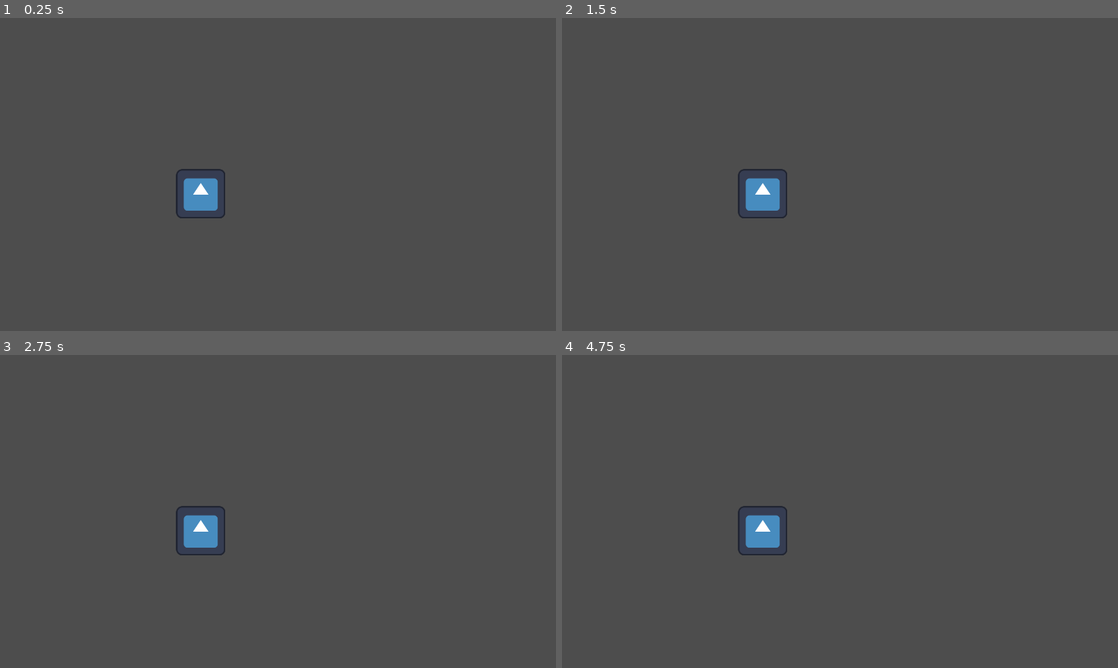
Above: before the commit, frames 1-4 (two rows, left to right).
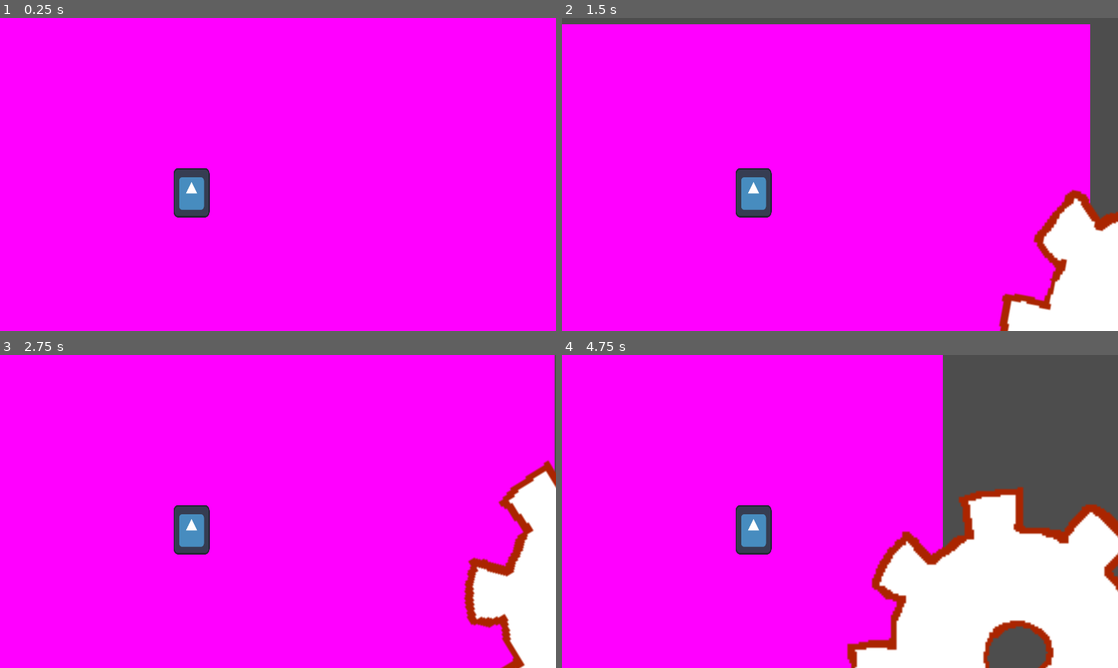
Above: after the commit, the same moments.

Repository: iarivera/HackNJIT-2024-Project
Game: Godot game, scene res://game.tscn
Same seed, same stepped clock (60 frames per second), same inputs: the game is played once before the commit and once after it. The engine's default icon, where the game draws it, is replaced by a stand-in: a white triangle on a blue panel in a dark square.
Inputs:
- Up to frame 1 (0.25 s): no input
- Up to frame 2 (1.5 s): tap Enter at 0.5 s; hold D (move_right) from 0.53 s (still down); tap S (fast_fall, bound only after the commit) at 0.6, 1.35 s; tap J (jump) at 0.77 s
- Up to frame 3 (2.75 s): tap J (jump) at 1.52 s; release D (move_right) at 2.03 s; hold A (move_left) from 2.03 s (still down); tap S (fast_fall, bound only after the commit) at 2.1 s
- Up to frame 4 (4.75 s): release A (move_left) at 2.78 s; hold D (move_right) 2.78-4.28 s; tap S (fast_fall, bound only after the commit) at 2.85, 3.6, 4.35 s; tap J (jump) at 3.02, 3.77, 4.52 s; hold A (move_left) from 4.28 s (still down)

The runs differ from the first frame. In frame 1, 99% of the frame differs, in the area x 0-100%, y 0-100%; in frame 2, 94%; in frame 3, 99%; in frame 4, 83%.

Commit message:
made gear, and rotation, ability to fast fall

Diff:
--- /dev/null
+++ b/untitled-steampunk-game/back_and_forth_gear.tscn
@@ -0,0 +1,106 @@
+[gd_scene load_steps=7 format=3 uid="uid://b3u8l5nnkqx70"]
+
+[ext_resource type="Texture2D" uid="uid://dtdb08tgl2am7" path="res://art/gearplatform.png" id="1_icmb2"]
+
+[sub_resource type="CircleShape2D" id="CircleShape2D_siivw"]
+radius = 2738.02
+
+[sub_resource type="RectangleShape2D" id="RectangleShape2D_oal51"]
+size = Vector2(3023.14, 1486.61)
+
+[sub_resource type="Animation" id="Animation_m1y8r"]
+length = 0.001
+tracks/0/type = "value"
+tracks/0/imported = false
+tracks/0/enabled = true
+tracks/0/path = NodePath("GearAnim:rotation")
+tracks/0/interp = 1
+tracks/0/loop_wrap = true
+tracks/0/keys = {
+"times": PackedFloat32Array(0),
+"transitions": PackedFloat32Array(1),
+"update": 0,
+"values": [0.0]
+}
+
+[sub_resource type="Animation" id="Animation_ieso1"]
+resource_name = "Rotation"
+length = 5.0
+loop_mode = 2
+tracks/0/type = "value"
+tracks/0/imported = false
+tracks/0/enabled = true
+tracks/0/path = NodePath("GearAnim:rotation")
+tracks/0/interp = 1
+tracks/0/loop_wrap = true
+tracks/0/keys = {
+"times": PackedFloat32Array(0.966667, 3, 4.93333),
+"transitions": PackedFloat32Array(1, 1, 1),
+"update": 0,
+"values": [2.35619, 6.28319, 6.28319]
+}
+
+[sub_resource type="AnimationLibrary" id="AnimationLibrary_1gheo"]
+_data = {
+"RESET": SubResource("Animation_m1y8r"),
+"Rotation": SubResource("Animation_ieso1")
+}
+
+[node name="back_and_forth_gear" type="Node2D"]
+
+[node name="GearAnim" type="AnimatableBody2D" parent="."]
+
+[node name="Sprite2D" type="Sprite2D" parent="GearAnim"]
+position = Vector2(13251, 9741)
+scale = Vector2(43.5, 44.5)
+texture = ExtResource("1_icmb2")
+
+[node name="CollisionShape2D" type="CollisionShape2D" parent="GearAnim"]
+position = Vector2(23, 22)
+shape = SubResource("CircleShape2D_siivw")
+debug_color = Color(0.654412, 0.435706, 0.732902, 0.42)
+
+[node name="CollisionShape2D2" type="CollisionShape2D" parent="GearAnim"]
+position = Vector2(2326.26, -451.75)
+shape = SubResource("RectangleShape2D_oal51")
+
+[node name="CollisionShape2D3" type="CollisionShape2D" parent="GearAnim"]
+position = Vector2(-1838.58, -1305.16)
+rotation = 0.663225
+shape = SubResource("RectangleShape2D_oal51")
+
+[node name="CollisionShape2D4" type="CollisionShape2D" parent="GearAnim"]
+position = Vector2(-428.37, -2224.53)
+rotation = 1.44862
+shape = SubResource("RectangleShape2D_oal51")
+
+[node name="CollisionShape2D5" type="CollisionShape2D" parent="GearAnim"]
+position = Vector2(1401, -2010)
+rotation = 2.26893
+shape = SubResource("RectangleShape2D_oal51")
+
+[node name="CollisionShape2D6" type="CollisionShape2D" parent="GearAnim"]
+position = Vector2(-2307.17, 401.361)
+rotation = -0.174533
+shape = SubResource("RectangleShape2D_oal51")
+
+[node name="CollisionShape2D7" type="CollisionShape2D" parent="GearAnim"]
+position = Vector2(-1401, 2075)
+rotation = -0.959931
+shape = SubResource("RectangleShape2D_oal51")
+
+[node name="CollisionShape2D8" type="CollisionShape2D" parent="GearAnim"]
+position = Vector2(388, 2431)
+rotation = 1.39626
+shape = SubResource("RectangleShape2D_oal51")
+
+[node name="CollisionShape2D9" type="CollisionShape2D" parent="GearAnim"]
+position = Vector2(1871.47, 1441.19)
+rotation = 0.645772
+shape = SubResource("RectangleShape2D_oal51")
+
+[node name="Rotation" type="AnimationPlayer" parent="."]
+libraries = {
+"": SubResource("AnimationLibrary_1gheo")
+}
+autoplay = "Rotation"
--- a/untitled-steampunk-game/game.gd
+++ b/untitled-steampunk-game/game.gd
@@ -1,9 +1,9 @@
 extends Node2D
 
-
+var gear1
 # Called when the node enters the scene tree for the first time.
 func _ready() -> void:
-	pass # Replace with function body.
+	gear1 = get_tree().current_scene.get_node("back_and_forth_gear")
 
 
 # Called every frame. 'delta' is the elapsed time since the previous frame.
--- a/untitled-steampunk-game/game.tscn
+++ b/untitled-steampunk-game/game.tscn
@@ -1,11 +1,14 @@
-[gd_scene load_steps=5 format=3 uid="uid://jovaxxxf25v1"]
+[gd_scene load_steps=7 format=3 uid="uid://jovaxxxf25v1"]
 
 [ext_resource type="PackedScene" uid="uid://ctvidwgdybrfj" path="res://player.tscn" id="1_7odis"]
 [ext_resource type="Script" path="res://game.gd" id="1_ukjgc"]
+[ext_resource type="PackedScene" uid="uid://b3u8l5nnkqx70" path="res://back_and_forth_gear.tscn" id="3_t4arx"]
 
 [sub_resource type="PhysicsMaterial" id="PhysicsMaterial_x6bts"]
 
 [sub_resource type="WorldBoundaryShape2D" id="WorldBoundaryShape2D_wg6tc"]
+
+[sub_resource type="PlaceholderTexture2D" id="PlaceholderTexture2D_nfcg0"]
 
 [node name="Game" type="Node2D"]
 script = ExtResource("1_ukjgc")
@@ -14,12 +17,21 @@
 physics_material_override = SubResource("PhysicsMaterial_x6bts")
 
 [node name="CollisionShape2D" type="CollisionShape2D" parent="StaticBody2D"]
-position = Vector2(35, -29)
+position = Vector2(35, 30)
 shape = SubResource("WorldBoundaryShape2D_wg6tc")
+
+[node name="Background" type="Sprite2D" parent="."]
+position = Vector2(366.529, -116)
+scale = Vector2(1629.06, 906)
+texture = SubResource("PlaceholderTexture2D_nfcg0")
 
 [node name="Player" parent="." instance=ExtResource("1_7odis")]
 position = Vector2(25, -63)
 
 [node name="Camera2D" type="Camera2D" parent="Player"]
 offset = Vector2(200, -50)
-zoom = Vector2(0.8, 0.8)
+zoom = Vector2(0.9, 0.9)
+
+[node name="back_and_forth_gear" parent="." instance=ExtResource("3_t4arx")]
+position = Vector2(1351, 144)
+scale = Vector2(0.1, 0.1)
--- a/untitled-steampunk-game/player.gd
+++ b/untitled-steampunk-game/player.gd
@@ -2,17 +2,19 @@
 
 var SPEED = 400
 var JUMP = -600
+var FALL = 200
 var screen_size
 @onready var game = get_tree().get_root().get_node("Game")
 # Called when the node enters the scene tree for the first time.
 func _ready() -> void:
 	screen_size = get_viewport_rect().size
 
-
 # Called every frame. 'delta' is the elapsed time since the previous frame.
 func _process(delta: float) -> void:
 	if not is_on_floor():
 		velocity += get_gravity() * delta
+	if Input.is_action_just_pressed("fast_fall") and not is_on_floor():
+		velocity.y = FALL
 	if Input.is_action_just_pressed("jump") and is_on_floor():
 		velocity.y = JUMP
 
@@ -21,3 +23,4 @@
 		velocity.x = direction * SPEED
 	else:
 		velocity.x = move_toward(velocity.x, 0, SPEED)
+	move_and_slide()
--- a/untitled-steampunk-game/player.tscn
+++ b/untitled-steampunk-game/player.tscn
@@ -3,14 +3,19 @@
 [ext_resource type="Texture2D" uid="uid://nn43f0g13cck" path="res://icon.svg" id="1_acl7a"]
 [ext_resource type="Script" path="res://player.gd" id="1_hfprt"]
 
-[sub_resource type="CircleShape2D" id="CircleShape2D_g3ohs"]
-radius = 66.0303
+[sub_resource type="CapsuleShape2D" id="CapsuleShape2D_or1gh"]
+radius = 51.1111
+height = 133.333
 
 [node name="Player" type="CharacterBody2D"]
 script = ExtResource("1_hfprt")
 
 [node name="AnimatedSprite2D" type="Sprite2D" parent="."]
+position = Vector2(1, -8)
+scale = Vector2(0.652344, 0.886719)
 texture = ExtResource("1_acl7a")
 
 [node name="CollisionShape2D" type="CollisionShape2D" parent="."]
-shape = SubResource("CircleShape2D_g3ohs")
+position = Vector2(1, -10)
+scale = Vector2(0.9, 0.9)
+shape = SubResource("CapsuleShape2D_or1gh")
--- a/untitled-steampunk-game/project.godot
+++ b/untitled-steampunk-game/project.godot
@@ -37,6 +37,11 @@
 "events": [Object(InputEventKey,"resource_local_to_scene":false,"resource_name":"","device":-1,"window_id":0,"alt_press …(192 unchanged characters)…
 ]
 }
+fast_fall={
+"deadzone": 0.5,
+"events": [Object(InputEventKey,"resource_local_to_scene":false,"resource_name":"","device":-1,"window_id":0,"alt_pressed":false,"shift_pressed":false,"ctrl_pressed":false,"meta_pressed":false,"pressed":false,"keycode":0,"physical_keycode":83,"key_label":0,"unicode":115,"location":0,"echo":false,"script":null)
+]
+}
 shoot={
 "deadzone": 0.5,
 "events": [Object(InputEventKey,"resource_local_to_scene":false,"resource_name":"","device":-1,"window_id":0,"alt_press …(192 unchanged characters)…
--- /dev/null
+++ b/untitled-steampunk-game/rotating_gear.tscn
@@ -0,0 +1,105 @@
+[gd_scene load_steps=7 format=3 uid="uid://c1ggo0cijva4t"]
+
+[ext_resource type="Texture2D" uid="uid://dtdb08tgl2am7" path="res://art/gearplatform.png" id="1_hae6d"]
+
+[sub_resource type="CircleShape2D" id="CircleShape2D_siivw"]
+radius = 2738.02
+
+[sub_resource type="RectangleShape2D" id="RectangleShape2D_oal51"]
+size = Vector2(3023.14, 1716.25)
+
+[sub_resource type="Animation" id="Animation_m1y8r"]
+length = 0.001
+tracks/0/type = "value"
+tracks/0/imported = false
+tracks/0/enabled = true
+tracks/0/path = NodePath("GearAnim:rotation")
+tracks/0/interp = 1
+tracks/0/loop_wrap = true
+tracks/0/keys = {
+"times": PackedFloat32Array(0),
+"transitions": PackedFloat32Array(1),
+"update": 0,
+"values": [0.0]
+}
+
+[sub_resource type="Animation" id="Animation_ieso1"]
+resource_name = "Rotation"
+length = 5.0
+loop_mode = 2
+tracks/0/type = "value"
+tracks/0/imported = false
+tracks/0/enabled = true
+tracks/0/path = NodePath("GearAnim:rotation")
+tracks/0/interp = 1
+tracks/0/loop_wrap = true
+tracks/0/keys = {
+"times": PackedFloat32Array(0.966667, 3, 4.93333),
+"transitions": PackedFloat32Array(1, 1, 1),
+"update": 0,
+"values": [2.35619, 6.28319, 6.28319]
+}
+
+[sub_resource type="AnimationLibrary" id="AnimationLibrary_1gheo"]
+_data = {
+"RESET": SubResource("Animation_m1y8r"),
+"Rotation": SubResource("Animation_ieso1")
+}
+
+[node name="GearPlat" type="Node2D"]
+
+[node name="GearAnim" type="AnimatableBody2D" parent="."]
+
+[node name="Sprite2D" type="Sprite2D" parent="GearAnim"]
+position = Vector2(13251, 9741)
+scale = Vector2(43.5, 44.5)
+texture = ExtResource("1_hae6d")
+
+[node name="CollisionShape2D" type="CollisionShape2D" parent="GearAnim"]
+position = Vector2(23, 22)
+shape = SubResource("CircleShape2D_siivw")
+debug_color = Color(0.654412, 0.435706, 0.732902, 0.42)
+
+[node name="CollisionShape2D2" type="CollisionShape2D" parent="GearAnim"]
+position = Vector2(2326.26, -451.75)
+shape = SubResource("RectangleShape2D_oal51")
+
+[node name="CollisionShape2D3" type="CollisionShape2D" parent="GearAnim"]
+position = Vector2(-1922, -1289)
+rotation = 0.698132
+shape = SubResource("RectangleShape2D_oal51")
+
+[node name="CollisionShape2D4" type="CollisionShape2D" parent="GearAnim"]
+position = Vector2(-358, -2286)
+rotation = 1.39626
+shape = SubResource("RectangleShape2D_oal51")
+
+[node name="CollisionShape2D5" type="CollisionShape2D" parent="GearAnim"]
+position = Vector2(1401, -2010)
+rotation = 2.26893
+shape = SubResource("RectangleShape2D_oal51")
+
+[node name="CollisionShape2D6" type="CollisionShape2D" parent="GearAnim"]
+position = Vector2(-2307.17, 401.361)
+rotation = -0.174533
+shape = SubResource("RectangleShape2D_oal51")
+
+[node name="CollisionShape2D7" type="CollisionShape2D" parent="GearAnim"]
+position = Vector2(-1401, 2075)
+rotation = -0.959931
+shape = SubResource("RectangleShape2D_oal51")
+
+[node name="CollisionShape2D8" type="CollisionShape2D" parent="GearAnim"]
+position = Vector2(388, 2431)
+rotation = 1.39626
+shape = SubResource("RectangleShape2D_oal51")
+
+[node name="CollisionShape2D9" type="CollisionShape2D" parent="GearAnim"]
+position = Vector2(1908, 1432)
+rotation = 0.698132
+shape = SubResource("RectangleShape2D_oal51")
+
+[node name="Rotation" type="AnimationPlayer" parent="."]
+libraries = {
+"": SubResource("AnimationLibrary_1gheo")
+}
Not shown, added: untitled-steampunk-game/art/gearplatform.png.import
